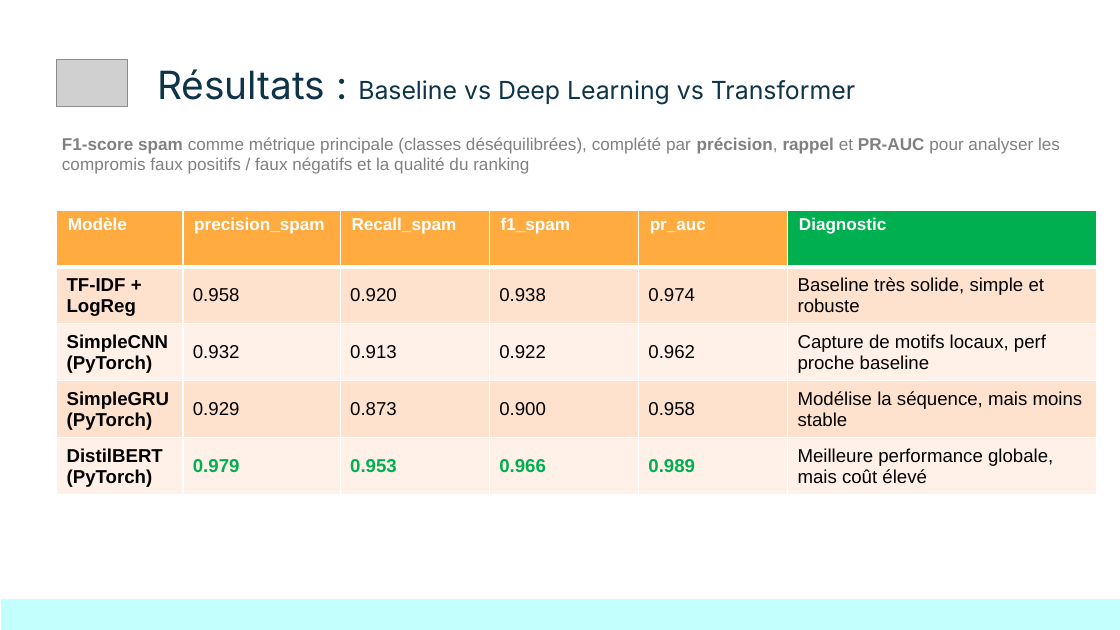
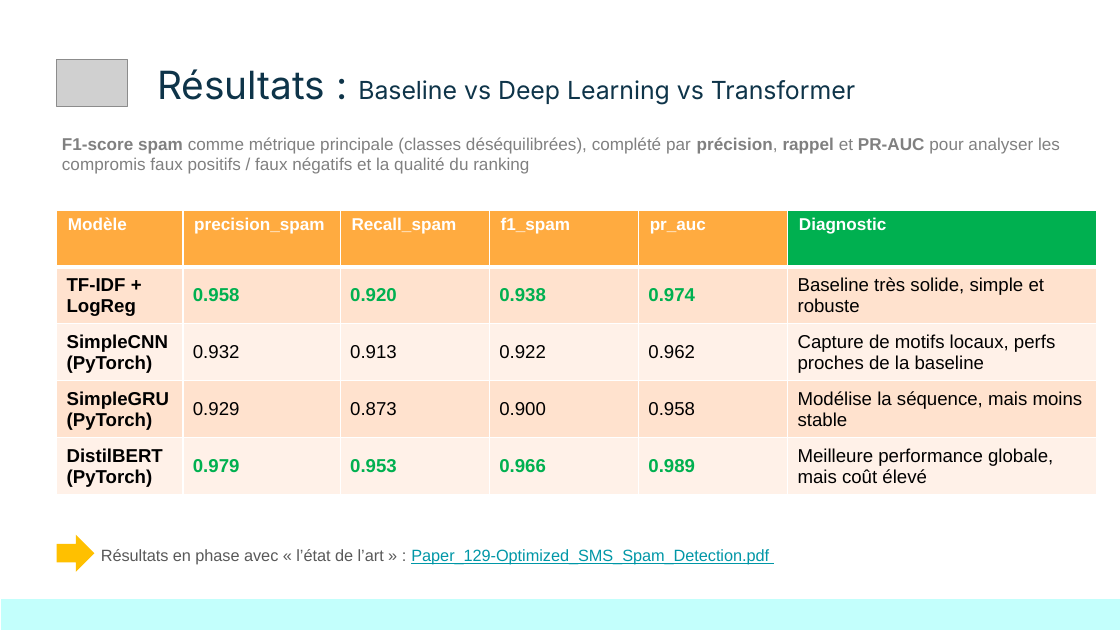
Before and after one commit to jyvuillequez/Bloc_04_Projet_ATnT, a slide deck: slide 6 of présentation/Bloc_04_Projet_ATnT.pptx. Drawn at 1120x630 pixels with LibreOffice and Linux fonts; fonts in the diff are those of the drawing; grey boxes stand for pictures. Boxes give left, top, right and bottom in pixels: in the first picture for what was removed or moved away, otherwise in the second. Text is boxed around its words. In the diff, an @@ line names an element or a change of style, - is before the commit and + after.

```diff
--- a/présentation/Bloc_04_Projet_ATnT.pptx
+++ b/présentation/Bloc_04_Projet_ATnT.pptx
@@ table at bbox=[57, 209, 1096, 494] @@
-row 3, column 6: Capture de motifs locaux, perf proche baseline
+row 3, column 6: Capture de motifs locaux, perfs proches de la baseline
@@ text colour #000000 to #00B050, bold on in "0.958", "0.920", "0.938", "0.974" @@
@@ right arrow added at bbox=[57, 534, 95, 571], fill #FFC000 @@
@@ text added at bbox=[101, 549, 769, 565], 10.5 pt, text #0097A7, underline @@
+Résultats en phase avec « l’état de l’art » : Paper_129-Optimized_SMS_Spam_Detection.pdf
```
Also in this commit, not shown: 5 other slides changed, 2 other files.
